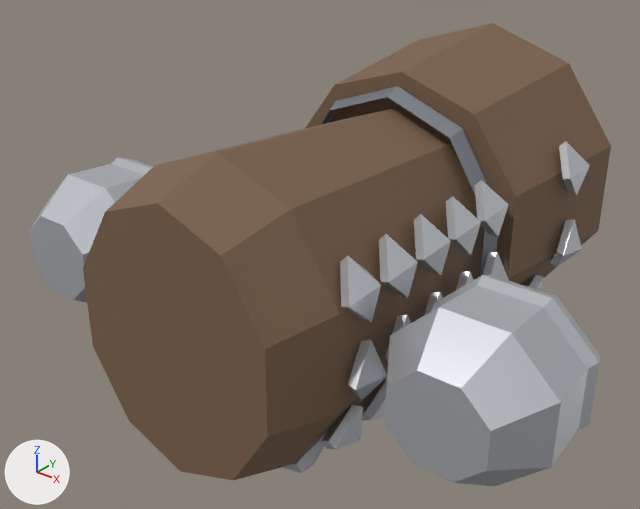
Renders of the glTF model client/public/models/armour/armor_scale.glb from each side of a commit.
Camera for both pictures: a 50 mm lens placed at (0.741, -2.655, 0.62), pointed at (-0.036, -1.684, 0.018). The axes (+X, +Y, +Z) are drawn at lower left. The lights are the same throughout. The picture after the commit comes second. Vertices at exactly the same position are counted once.

In view in the first picture: 'Abdomen', 'Torso', 'UpperArmL', 'UpperArmR'.
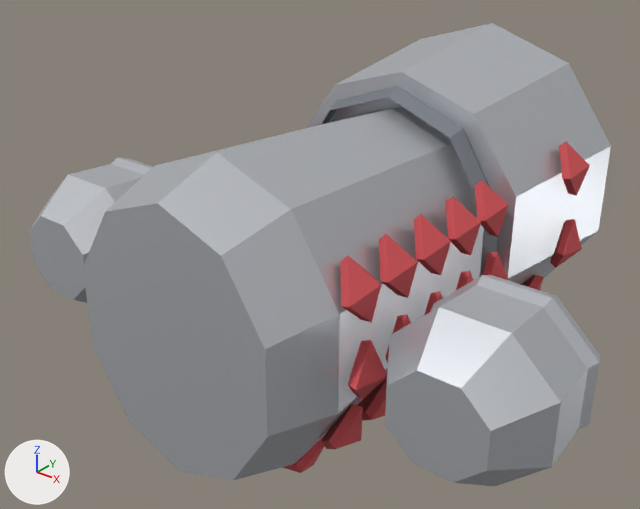
The edits, one by one:
Material 'Red' (mat_red) is new.
Its base color is (0.62, 0.08, 0.09) (red #ce5055).
Its roughness is 0.8.
me_abdomen_001 has 92 vertices, 148 faces and spans x -0.26..0.26, y -1.53..-1.25, z -0.198..0.31.
me_abdomen_001 is used by ob_abdomen; location (0.0, 0.0, 0.0).
me_abdomen_001 part 1: all 36 faces that had it switch from mat_darkbrown (brown #7c614b) to mat_steel (light grey #cbced4).
me_abdomen_001 part 2: all 112 faces that had it switch from mat_steel (light grey #cbced4) to mat_red (red #ce5055).
me_torso_001 has 465 vertices, 726 faces and spans x -0.226..0.226, y -2.03..-1.515, z -0.228..0.26.
me_torso_001 is used by ob_torso; location (0.0, 0.0, 0.0).
me_torso_001 part 3: all 56 faces that had it switch from mat_darkbrown (brown #7c614b) to mat_steel (light grey #cbced4).
me_torso_001 part 4: all 630 faces that had it switch from mat_steel (light grey #cbced4) to mat_red (red #ce5055).

Where the change shows, as pixel boxes [x1, y1, x2, y2] in the pictures (640 x 509 px):
part 1 of me_abdomen_001, recoloured (brown to light grey)
    both: [306, 23, 611, 285]
part 2 of me_abdomen_001, recoloured (light grey to red)
    both: [522, 141, 590, 290]
part 3 of me_torso_001, recoloured (brown to light grey)
    both: [83, 107, 484, 480]
part 4 of me_torso_001, recoloured (light grey to red)
    both: [283, 180, 509, 473]
